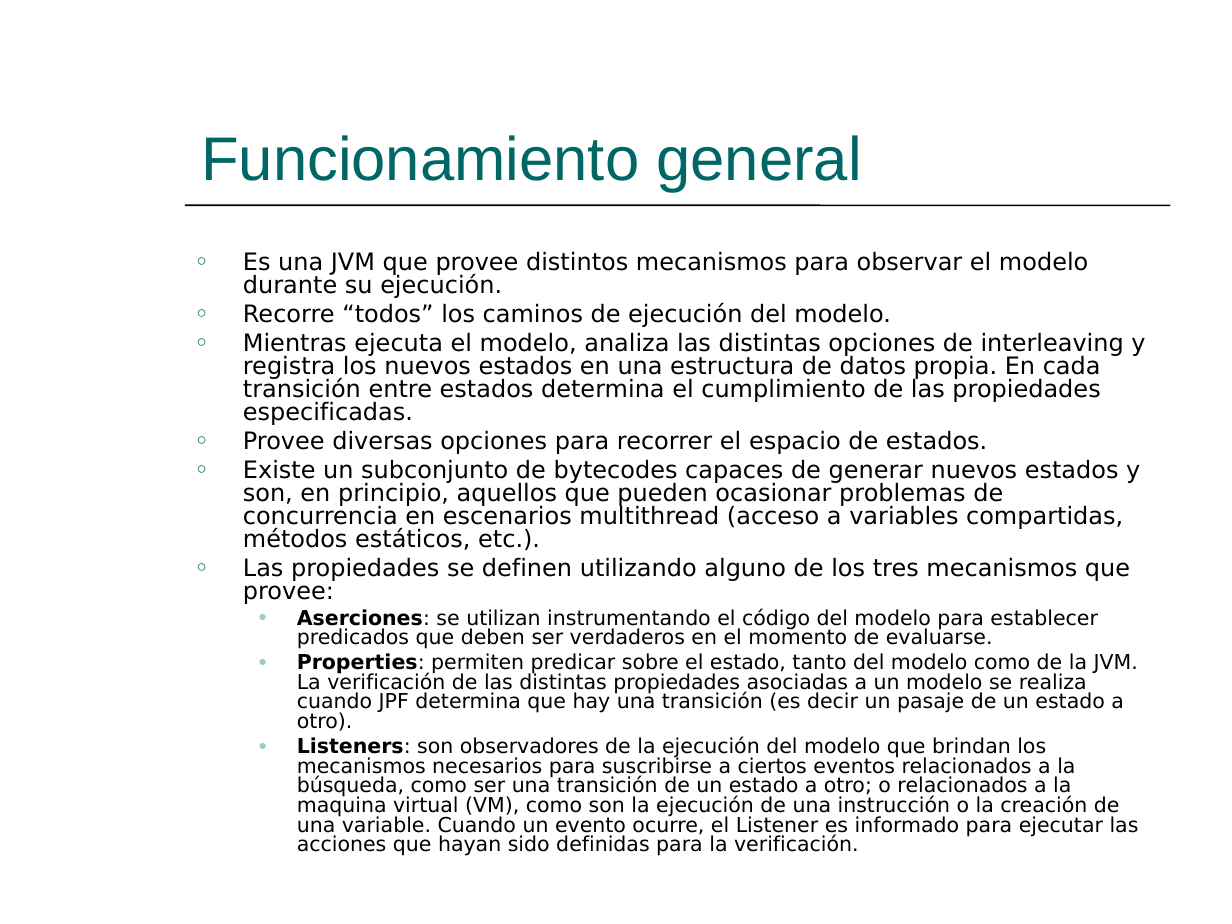
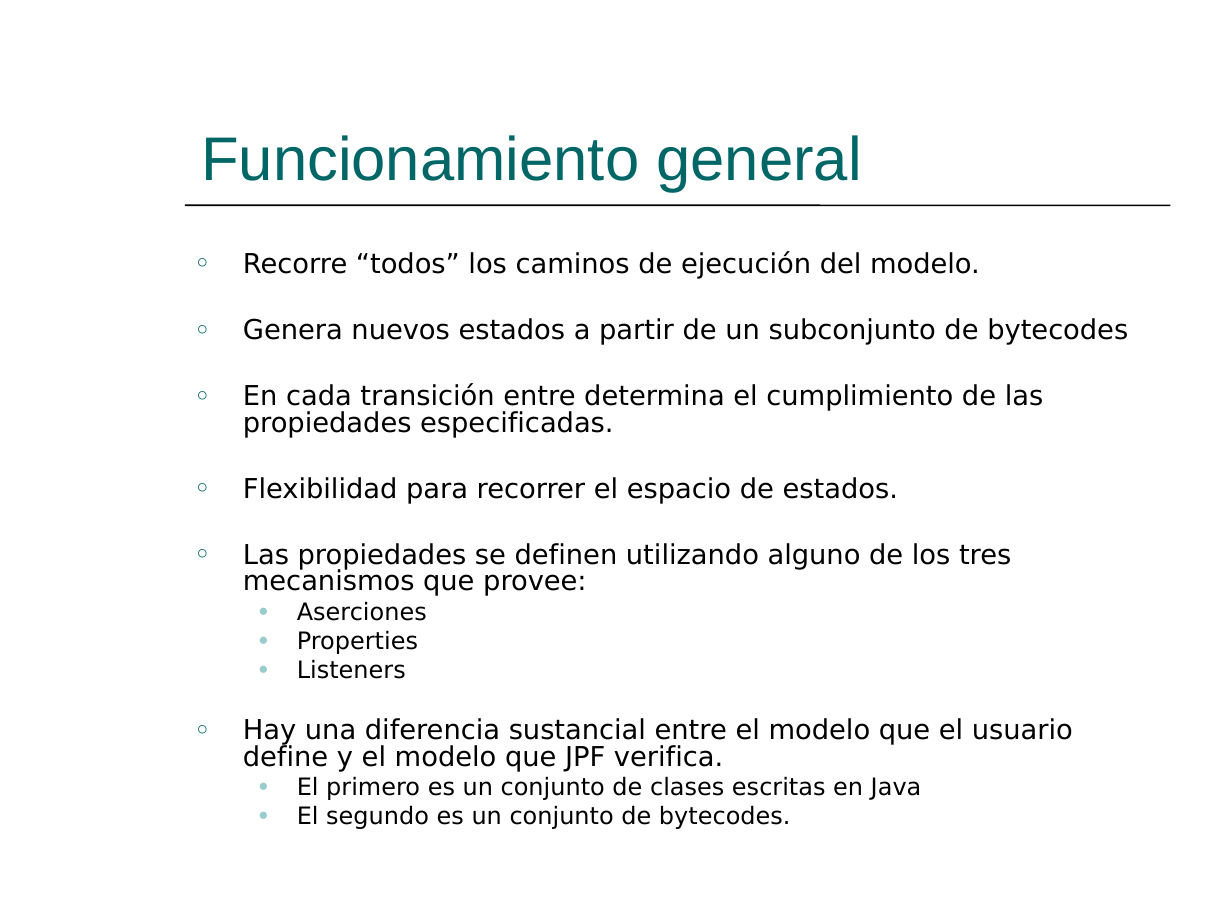
Before and after one commit to hugomelendez/tesis-jpf-2006, a slide deck: slide 17 of tesis-doc/Presentación.ppt (slide 16 before the commit). Drawn at 1232x924 pixels with LibreOffice and Linux fonts; fonts in the diff are those of the drawing. Boxes give left, top, right and bottom in pixels: in the first picture for what was removed or moved away, otherwise in the second. Text is boxed around its words. In the diff, an @@ line names an element or a change of style, - is before the commit and + after.

```diff
--- a/tesis-doc/Presentación.ppt
+++ b/tesis-doc/Presentación.ppt
@@ text at [243,251,1088,298]: paragraph removed @@
-○ Es una JVM que provee distintos mecanismos para observar el modelo durante su ejecución.
@@ text at [243,251,1011,596]: size 14 to 16 pt in "Recorre “todos” los caminos de ejecución del ...", "Las propiedades se definen utilizando alguno de ..." @@
@@ text at [243,318,1128,504]: text changed; size 14 to 16 pt @@
-○ Mientras ejecuta el modelo, analiza las distintas opciones de interleaving y registra los nuevos estados en una estructura de datos propia. En cada transición entre estados determina el cumplimiento de las propiedades especificadas.
-○ Provee diversas opciones para recorrer el espacio de estados.
-○ Existe un subconjunto de bytecodes capaces de generar nuevos estados y son, en principio, aquellos que pueden ocasionar problemas de concurrencia en escenarios multithread (acceso a variables compartidas, métodos estáticos, etc.).
+○ Genera nuevos estados a partir de un subconjunto de bytecodes
+○ En cada transición entre determina el cumplimiento de las propiedades especificadas.
+○ Flexibilidad para recorrer el espacio de estados.
@@ text at [243,601,1073,829]: text changed; size 12 to 14 pt @@
-  ● Aserciones: se utilizan instrumentando el código del modelo para establecer predicados que deben ser verdaderos en el momento de evaluarse.
-  ● Properties: permiten predicar sobre el estado, tanto del modelo como de la JVM. La verificación de las distintas propiedades asociadas a un modelo se realiza cuando JPF determina que hay una transición (es decir un pasaje de un estado a otro).
-  ● Listeners: son observadores de la ejecución del modelo que brindan los mecanismos necesarios para suscribirse a ciertos eventos relacionados a la búsqueda, como ser una transición de un estado a otro; o relacionados a la maquina virtual (VM), como son la ejecución de una instrucción o la creación de una variable. Cuando un evento ocurre, el Listener es informado para ejecutar las acciones que hayan sido definidas para la verificación.
+  ● Aserciones
+  ● Properties
+  ● Listeners
+○ Hay una diferencia sustancial entre el modelo que el usuario define y el modelo que JPF verifica.
+  ● El primero es un conjunto de clases escritas en Java
+  ● El segundo es un conjunto de bytecodes.
```
Also in this commit, not shown: 27 other slides changed, 2 slides added, 1 slide removed.
